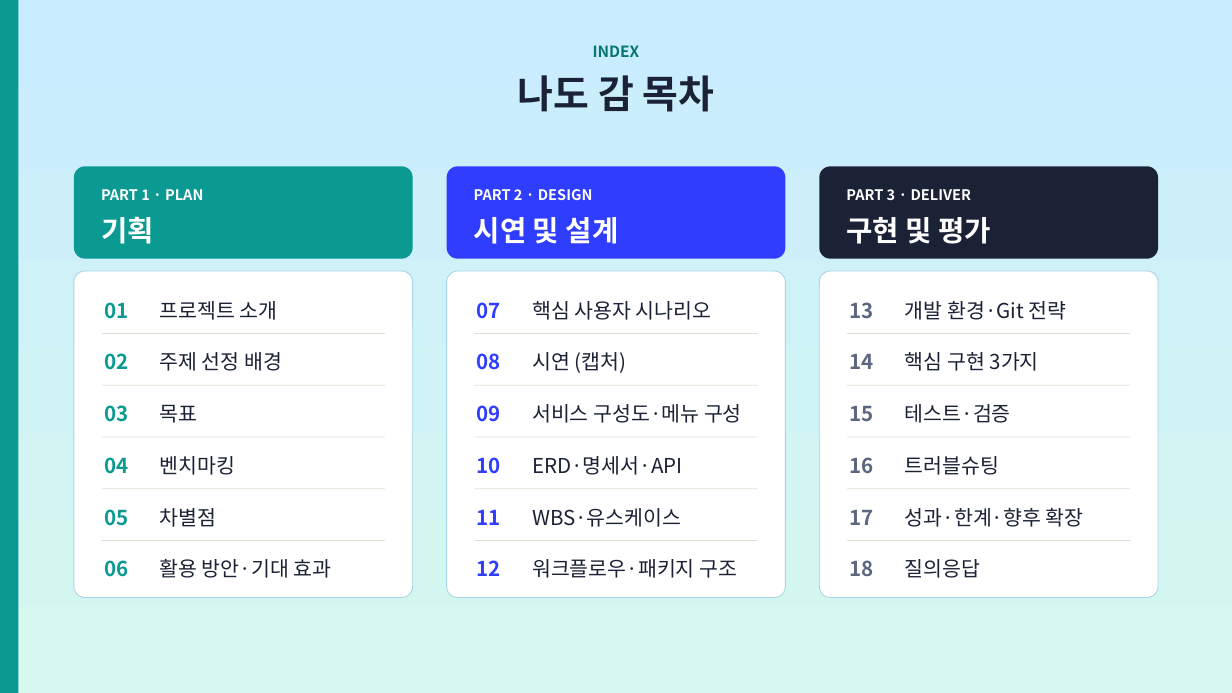
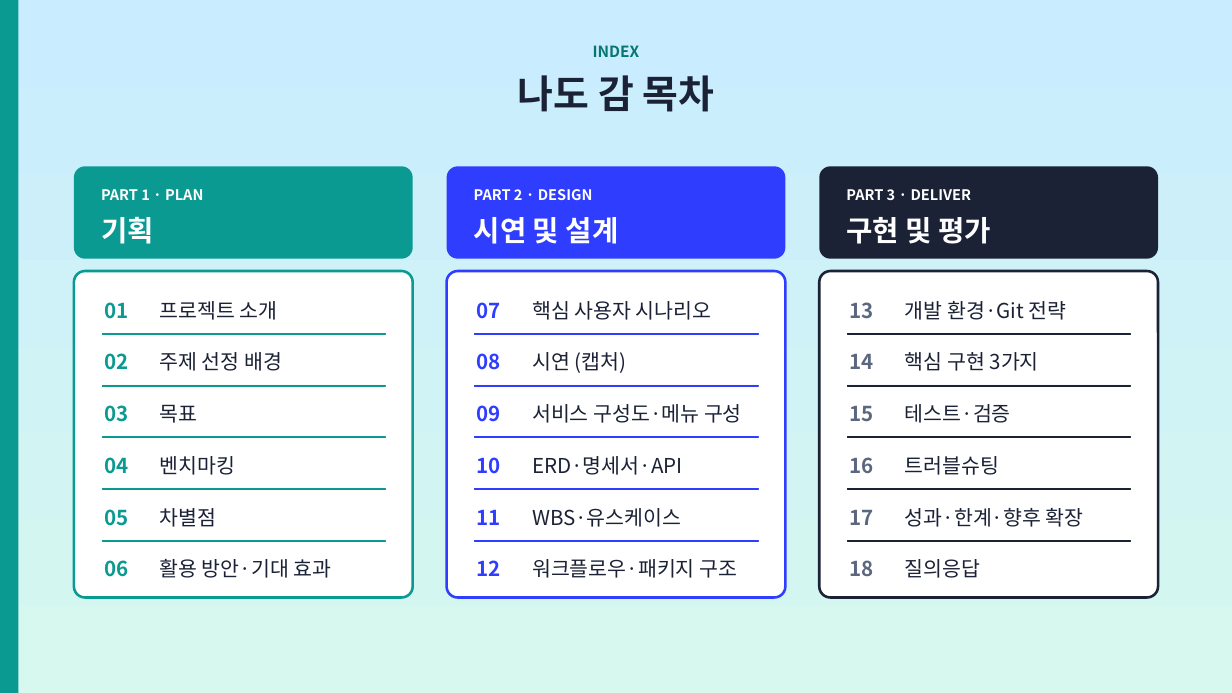
Before and after one commit to ho8566z/nado-gam_word, a slide deck: slide 2 of ppt_output/나도감_발표.pptx. Drawn at 1232x693 pixels with LibreOffice and Linux fonts; fonts in the diff are those of the drawing. Boxes give left, top, right and bottom in pixels: in the first picture for what was removed or moved away, otherwise in the second. Text is boxed around its words. In the diff, an @@ line names an element or a change of style, - is before the commit and + after.

```diff
--- a/ppt_output/나도감_발표.pptx
+++ b/ppt_output/나도감_발표.pptx
@@ rounded rectangle at box(74, 271, 413, 598): outline #A9D3E6 1 pt to #0B9A92 3 pt @@
@@ rounded rectangle at box(447, 271, 785, 598): outline #A9D3E6 1 pt to #2F3DFF 3 pt @@
@@ rounded rectangle at box(819, 271, 1158, 598): outline #A9D3E6 1 pt to #1B2236 3 pt @@
@@ outline none to #0B9A92 0.25 pt in 5 elements at box(102, 333, 385, 334), box(102, 385, 385, 386), box(102, 488, 385, 489), box(102, 540, 385, 541), box(102, 437, 385, 437) @@
@@ outline none to #2F3DFF 0.25 pt in 5 elements at box(474, 333, 758, 334), box(474, 385, 758, 386), box(474, 488, 758, 489), box(474, 540, 758, 541), box(474, 437, 758, 437) @@
@@ outline none to #1B2236 0.25 pt in 5 elements at box(847, 333, 1130, 334), box(847, 385, 1130, 386), box(847, 488, 1130, 489), box(847, 540, 1130, 541), box(847, 437, 1130, 437) @@
```
Also in this commit, not shown: 27 other slides changed, 1 other file.
